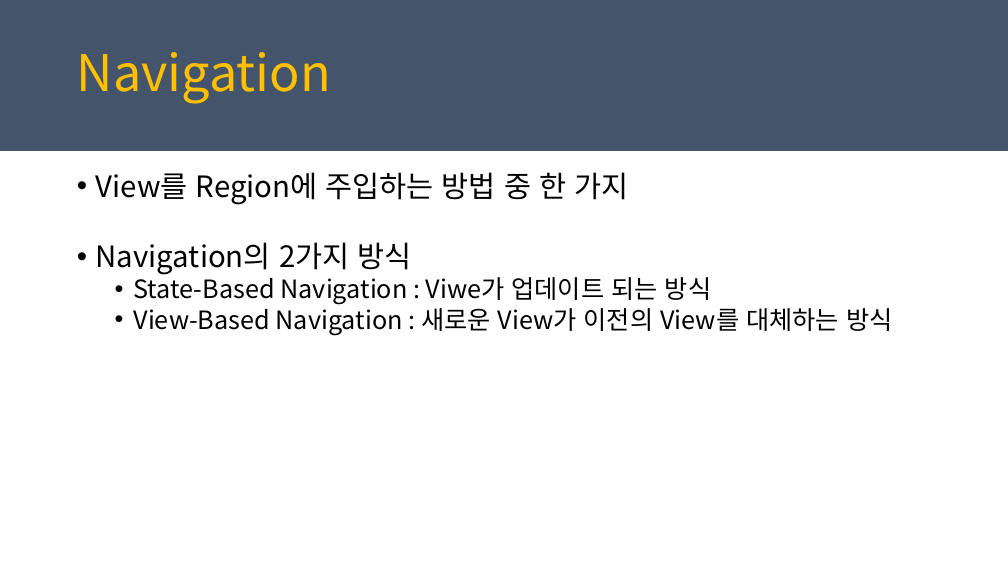
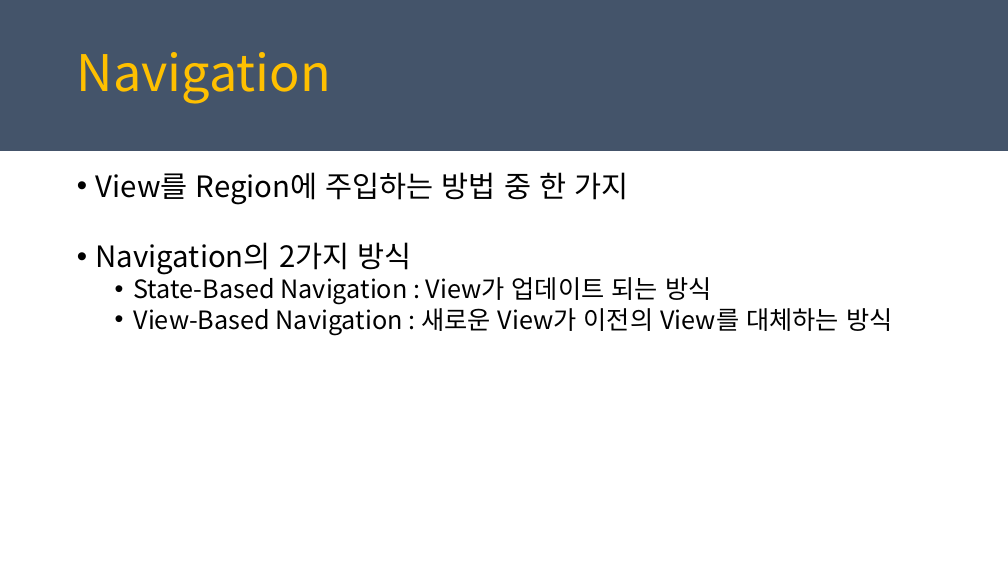
Before and after one commit to juniair/Summary-PPT, a slide deck: slide 9 of PRISM_통합.pptx (slide 7 before the commit). Drawn at 1008x567 pixels with LibreOffice and Linux fonts; fonts in the diff are those of the drawing. Boxes give left, top, right and bottom in pixels: in the first picture for what was removed or moved away, otherwise in the second. Text is boxed around its words. In the diff, an @@ line names an element or a change of style, - is before the commit and + after.

```diff
--- a/PRISM_통합.pptx
+++ b/PRISM_통합.pptx
@@ text at (x1=134, y1=273, x2=711, y2=305): text changed @@
-  • State-Based Navigation : Viwe가 업데이트 되는 방식
+  • State-Based Navigation : View가 업데이트 되는 방식
```
Also in this commit, not shown: 4 other slides changed, 6 slides added, 1 slide removed, 52 other files.
